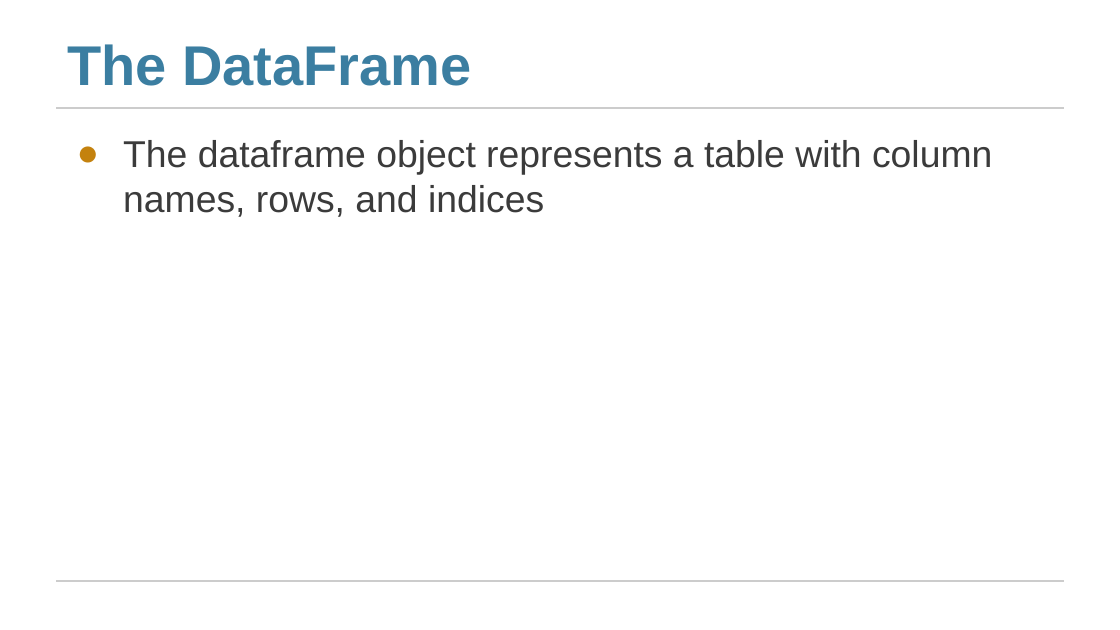
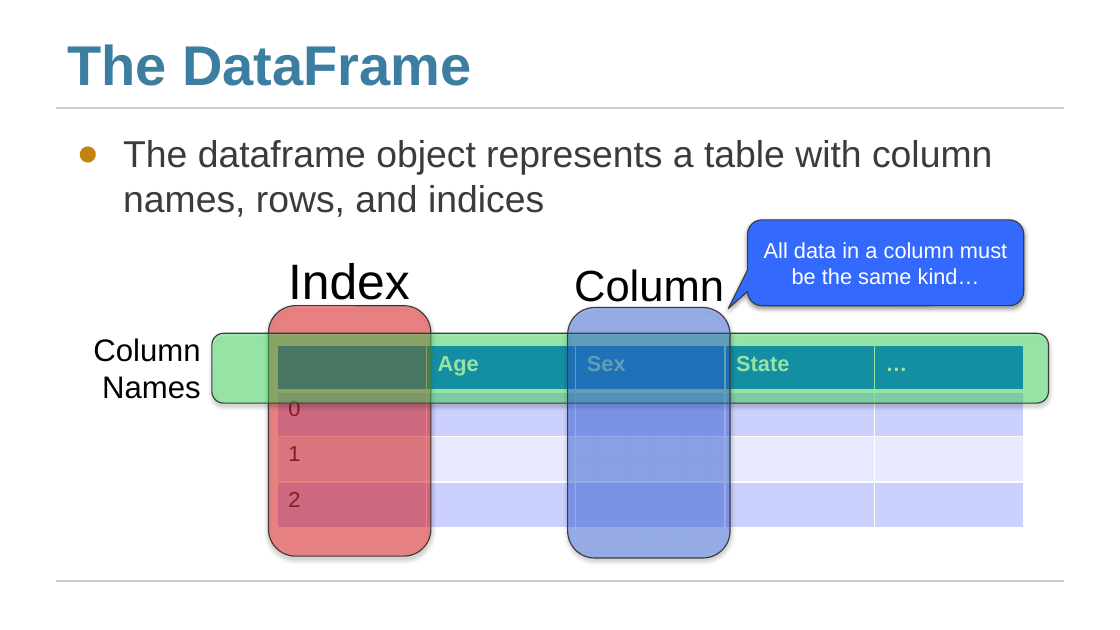
Before and after one commit to BawCOS/sp18, a slide deck: slide 7 of assets/lectures/lec03/03-datatables-indexes-pandas.pptx. Drawn at 1120x630 pixels with LibreOffice and Linux fonts; fonts in the diff are those of the drawing. Boxes give left, top, right and bottom in pixels: in the first picture for what was removed or moved away, otherwise in the second. Text is boxed around its words. In the diff, an @@ line names an element or a change of style, - is before the commit and + after.

Commit message:
adding a slide illustrating dataframes

```diff
--- a/assets/lectures/lec03/03-datatables-indexes-pandas.pptx
+++ b/assets/lectures/lec03/03-datatables-indexes-pandas.pptx
@@ rounded speech box added at [747,220,1024,306], fill #3369FC, outline #3B3B3B 0.75 pt, 14 pt, text #FFFFFF @@
+All data in a column must be the same kind…
@@ text added at [288,263,410,310], 32 pt, text #000000 @@
+Index
@@ text added at [574,269,724,310], 28 pt, text #000000 @@
+Column
@@ rounded rectangle added at [269,306,431,557], fill #FF0000 at 40% opacity, outline #3B3B3B 0.75 pt @@
@@ rounded rectangle added at [568,308,730,559], fill #3369FC at 40% opacity, outline #3B3B3B 0.75 pt @@
@@ text added at [93,338,201,399], 20 pt, text #000000 @@
+Column
+Names
@@ rounded rectangle added at [212,334,1048,403], fill #34F75C at 40% opacity, outline #3B3B3B 0.75 pt @@
@@ table added at [277,346,1021,528], 4 rows, 5 columns @@
+ | Age | Sex | State | …
+0 |  |  |  | 
+1 |  |  |  | 
+2 |  |  |  | 
```
